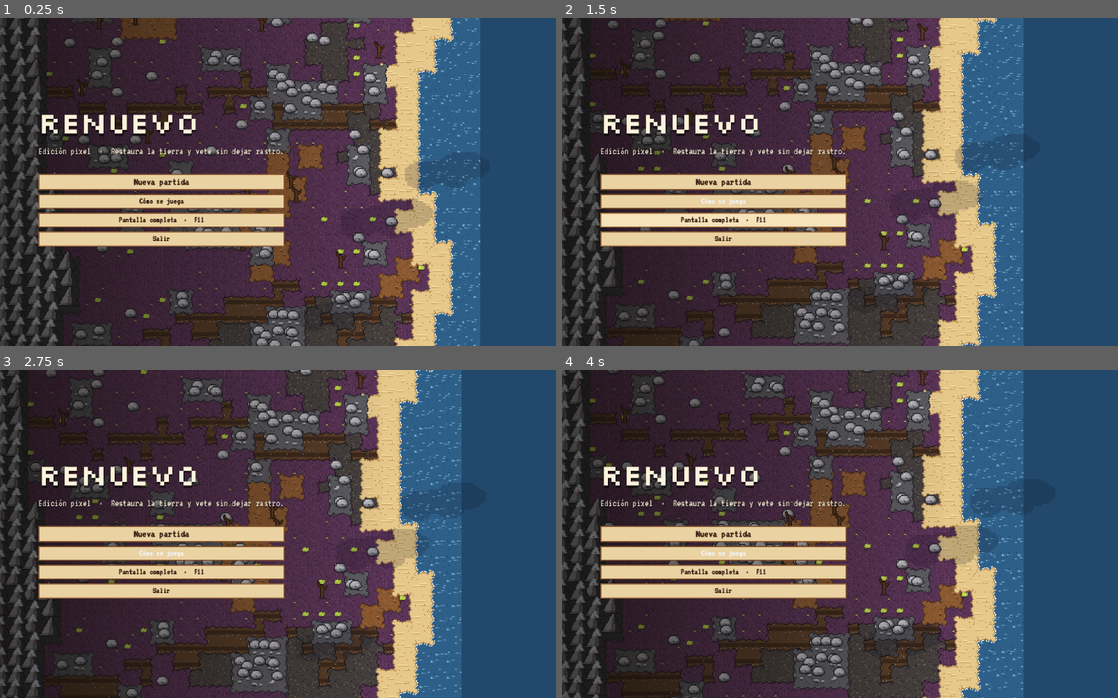
Above: before the commit, frames 1-4 (two rows, left to right).
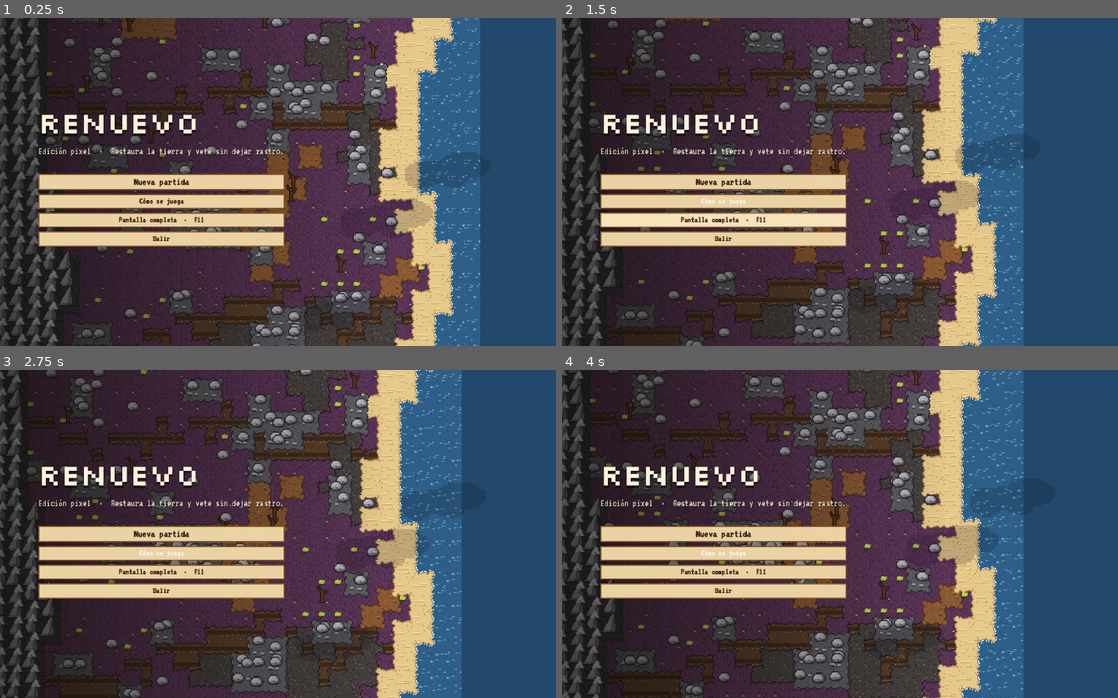
Above: after the commit, the same moments.

Repository: Sinlessheart62/Renuevo
Game: Godot game, scene res://main.tscn
Same seed, same stepped clock (60 frames per second), same inputs: the game is played once before the commit and once after it.
Inputs (mouse positions are in pixels of both pictures, inside the frame that each line leads up to):
- Up to frame 1 (0.25 s): no input
- Up to frame 2 (1.5 s): tap Enter at 0.5 s; move the mouse to (962, 165) at 0.52 s; hold D 0.53-1.25 s; tap B at 0.6 s; click (962, 165) at 0.67 s; drag from (728, 198) to (812, 247) at 1.27 s
- Up to frame 3 (2.75 s): move the mouse to (333, 461) at 2.02 s; hold D from 2.03 s (still down); tap G at 2.1 s
- Up to frame 4 (4 s): release D at 2.75 s; drag from (812, 599) to (673, 484) at 2.77 s; move the mouse to (1006, 583) at 3.52 s; hold A from 3.53 s (still down); tap Z at 3.6 s

The runs differ from the first frame. In frame 1, 3.0% of the frame differs, in the area x 8-70%, y 0-100%; in frame 2, 2.9%; in frame 3, 3.0%; in frame 4, 3.1%, in the area x 4-67%, y 0-100%.

Commit message:
Renuevo Pixel 3.1: soporte para paquetes de itch.io (no incluidos por licencia)
Co-Authored-By: Claude Opus 5.5 <noreply@anthropic.com>
Claude-Session: https://claude.ai/code/session_01YNeEiBML75Bjw2HE6PNaww

Diff:
--- a/godot-pixel/scripts/board.gd
+++ b/godot-pixel/scripts/board.gd
@@ -49,6 +49,10 @@
 	atlas = load("res://px/tiles.png")
 	kinds = idx.tiles.kinds
 	anim_kinds = idx.tiles.anim
+	# sprites de paquetes externos (itch.io), si están presentes
+	if FileAccess.file_exists("res://px/ext.json"):
+		var ex: Dictionary = JSON.parse_string(FileAccess.get_file_as_string("res://px/ext.json"))
+		for k in ex: idx.sprites[k] = ex[k]
 	for k in idx.sprites: tex[k] = load("res://px/%s.png" % k)
 	font = load("res://fonts/VT323.ttf")
 	ground = Node2D.new(); add_child(ground); ground.draw.connect(_draw_ground)
@@ -246,20 +250,33 @@
 		if occupied and p.distance_to(c) < 7: return
 		list.append([name, p.round()])
 	var reg: String = G.region_id
+	var X := func(n: String) -> bool: return tex.has(n)
 	match t:
 		"forest":
 			var n := 1 + (1 if r.randf() < .45 else 0)
+			var big := false
 			for k in n:
 				var nm := ""
-				if reg == "tropico": nm = ("palm%d" % (r.randi() % 2)) if r.randf() < .4 else ("jungle%d" % (r.randi() % 2))
-				elif reg == "polar": nm = "spruce%d" % (r.randi() % 2)
-				else: nm = ("pine%d" % (r.randi() % 3)) if r.randf() < .45 else ("broad%d" % (r.randi() % 3))
+				var q := r.randf()
+				if reg == "tropico": nm = ("palm%d" % (r.randi() % 2)) if q < .4 else ("jungle%d" % (r.randi() % 2))
+				elif reg == "polar": nm = "x_pine_snow" if (q < .65 and X.call("x_pine_snow")) else "spruce%d" % (r.randi() % 2)
+				else:
+					if q < .16 and X.call("x_pine_big") and not big and k == 0:
+						nm = "x_pine_big"; big = true
+					elif q < .4 and X.call("x_pine_slim0"): nm = "x_pine_slim%d" % (r.randi() % 2)
+					elif q < .55: nm = "pine%d" % (r.randi() % 3)
+					else: nm = "broad%d" % (r.randi() % 3)
+					if reg == "volcan" and r.randf() < .1 and X.call("x_agave0"): nm = "x_agave%d" % (r.randi() % 2)
 				add.call(nm, 4.0)
-			if r.randf() < .3: add.call("bush%d" % (r.randi() % 2), 3.0)
+				if big: break
+			if r.randf() < .3 and not big: add.call("bush%d" % (r.randi() % 2), 3.0)
 		"flower":
-			if r.randf() < .55: add.call("fbush%d" % (r.randi() % 3), 4.0)
+			if reg == "volcan" and r.randf() < .3 and X.call("x_pricklypear"): add.call("x_pricklypear", 5.0)
+			elif r.randf() < .55: add.call("fbush%d" % (r.randi() % 3), 4.0)
 		"grass":
-			if r.randf() < .1: add.call("bush%d" % (r.randi() % 2), 4.0)
+			if reg == "volcan" and X.call("x_cactus0") and r.randf() < .045:
+				add.call(("x_cactus%d" % (r.randi() % 2)) if r.randf() < .4 else ("x_agave%d" % (r.randi() % 2)), 5.0)
+			elif r.randf() < .1: add.call("bush%d" % (r.randi() % 2), 4.0)
 		"wet":
 			add.call("reed%d" % (r.randi() % 2), 4.0)
 		"mang":
@@ -267,11 +284,17 @@
 		"sand":
 			if reg == "tropico" and r.randf() < .12: add.call("palm%d" % (r.randi() % 2), 6.0)
 		"tox", "dirt", "ash", "ice":
-			if r.randf() < .05: add.call("dead%d" % (r.randi() % 2), 4.0)
+			if t == "ice" and r.randf() < .05 and X.call("x_ice_big"): add.call("x_ice_big", 7.0)
+			elif r.randf() < .05: add.call(("x_bare" if (r.randf() < .6 and X.call("x_bare")) else "dead%d" % (r.randi() % 2)), 4.0)
 			elif r.randf() < .07: add.call("rock%d" % (r.randi() % 3), 4.0)
 		"rock":
-			add.call("rock%d" % (r.randi() % 3), 3.0)
-			if r.randf() < .4: add.call("rock%d" % (r.randi() % 3), 3.0)
+			if r.randf() < .18 and X.call("x_rock_big"): add.call("x_rock_big", 7.0)
+			else:
+				add.call("rock%d" % (r.randi() % 3), 3.0)
+				if r.randf() < .4: add.call("rock%d" % (r.randi() % 3), 3.0)
+		"sea":
+			if reg == "tropico" and r.randf() < .08 and X.call("x_coral0") and G.touches(i % D.C, i / D.C, ["sand", "mang"]):
+				add.call("x_coral%d" % (r.randi() % 3), 5.0)
 		"mnt":
 			var snowy: bool = (reg == "polar") or (reg == "valle" and G.H[i] >= 4)
 			var nm: String = "peakdark%d" if reg == "volcan" else ("peaksnow%d" if snowy else "peak%d")
@@ -338,7 +361,9 @@
 	for a in G.anim:
 		ids[a.id] = true
 		if not anodes.has(a.id):
-			var s := _spr("a_" + a.k, Vector2(a.x * T, a.y * T))
+			var nm: String = ("x_" + a.k) if tex.has("x_" + a.k) else ("a_" + a.k)
+			var s := _spr(nm, Vector2(a.x * T, a.y * T))
+			s.set_meta("nm", nm)
 			if a.k == "manta": s.z_index = -1
 			s.scale = Vector2(.2, .2)
 			s.create_tween().tween_property(s, "scale", Vector2.ONE, .3).set_trans(Tween.TRANS_BACK)
@@ -359,8 +384,15 @@
 			s.offset.y = -float(idx.sprites["a_" + k].oy) - (14.0 if k == "parrot" else 6.0) - round(sin(t * 3 + a.ph) * 2)
 		s.position = p.round()
 		var dx: float = a.tx - a.x
-		if absf(dx) > .02: s.flip_h = dx < 0
+		var nm: String = s.get_meta("nm", "")
+		if absf(dx) > .02: s.flip_h = (dx > 0) if nm == "x_frog" else (dx < 0)
 		var nf := s.hframes
+		if nm == "x_rabbit":
+			s.frame = (2 + int(t * 12 + a.ph) % 7) if a.walk else (0 if int(t * .5 + a.ph) % 4 else 10)
+			continue
+		if nm == "x_frog":
+			s.frame = int(t * 4 + a.ph) % nf
+			continue
 		if fly or k in ["manta", "whale"]:
 			s.frame = int(t * (8.0 if fly else 1.5) + a.ph) % nf if k != "whale" else (2 if a.jump > .3 else int(t + a.ph) % 2)
 		elif a.walk:
@@ -440,6 +472,7 @@
 		if t > 4.5:
 			d.queue_free(); b.queue_free(); lifts.erase(L)
 	top.queue_redraw()
+	_birds(dt)
 	for c in clouds:
 		c.position.x += dt * 6
 		if c.position.x > D.C * T + 80: c.position = Vector2(-80, randf() * D.R * T)
@@ -474,3 +507,25 @@
 	rain.emitting = r > .25 and not cold and G.started
 	snow.emitting = r > .25 and cold and G.started
 	flies.emitting = night > .6 and G.last_stats.size() and G.last_stats.green > 30 and not cold
+
+var flock: Array = []
+var flock_t := 8.0
+func _birds(dt: float) -> void:
+	if not tex.has("x_bird"): return
+	flock_t -= dt
+	var dc: Dictionary = G.day_clock()
+	if flock_t <= 0 and flock.is_empty() and dc.day > .5 and G.last_stats.size() and G.last_stats.green > 20:
+		flock_t = randf_range(18, 35)
+		var y0 := randf_range(20, D.R * T - 20)
+		for k in randi_range(3, 6):
+			var s := Sprite2D.new(); s.texture = tex["x_bird"]; s.hframes = 8; s.z_index = 6
+			s.position = Vector2(-30 - k * 12 - randf() * 8, y0 + (k % 2) * 8 - k * 3)
+			top.add_child(s)
+			flock.append([s, randf() * 8])
+	for f in flock.duplicate():
+		var s: Sprite2D = f[0]
+		s.position.x += dt * 38
+		s.position.y -= dt * 4
+		s.frame = int(G.now_s * 12 + f[1]) % 8
+		if s.position.x > D.C * T + 40:
+			s.queue_free(); flock.erase(f)
Not shown, changed: godot-pixel/tools/build_px2d.sh
